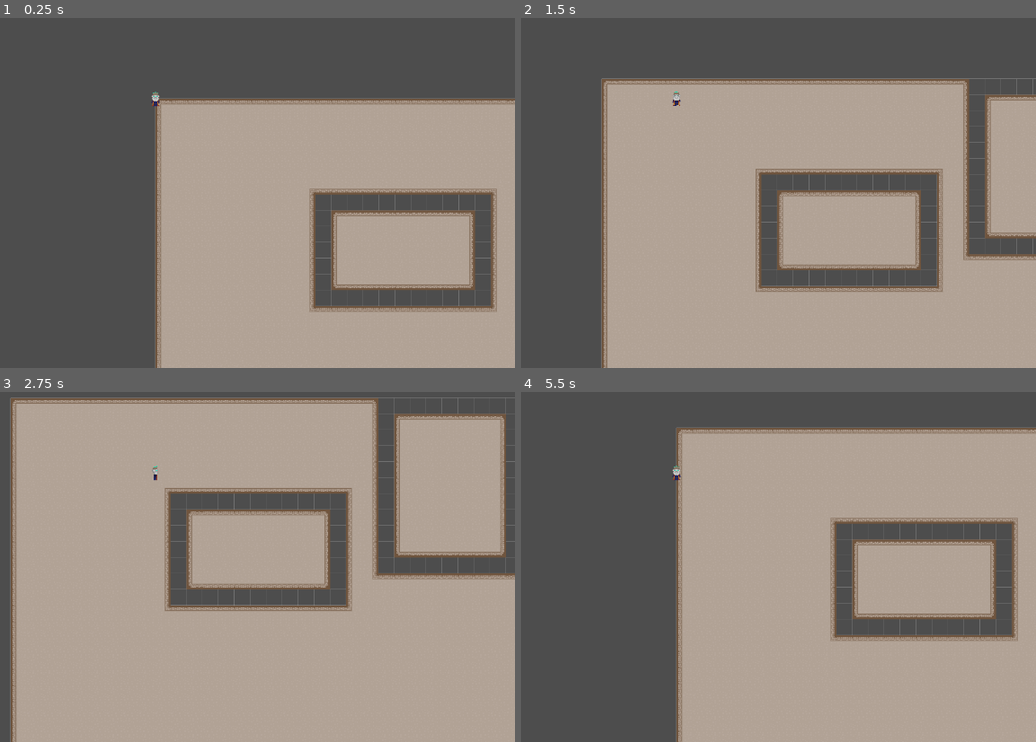
Above: before the commit, frames 1-4 (two rows, left to right).
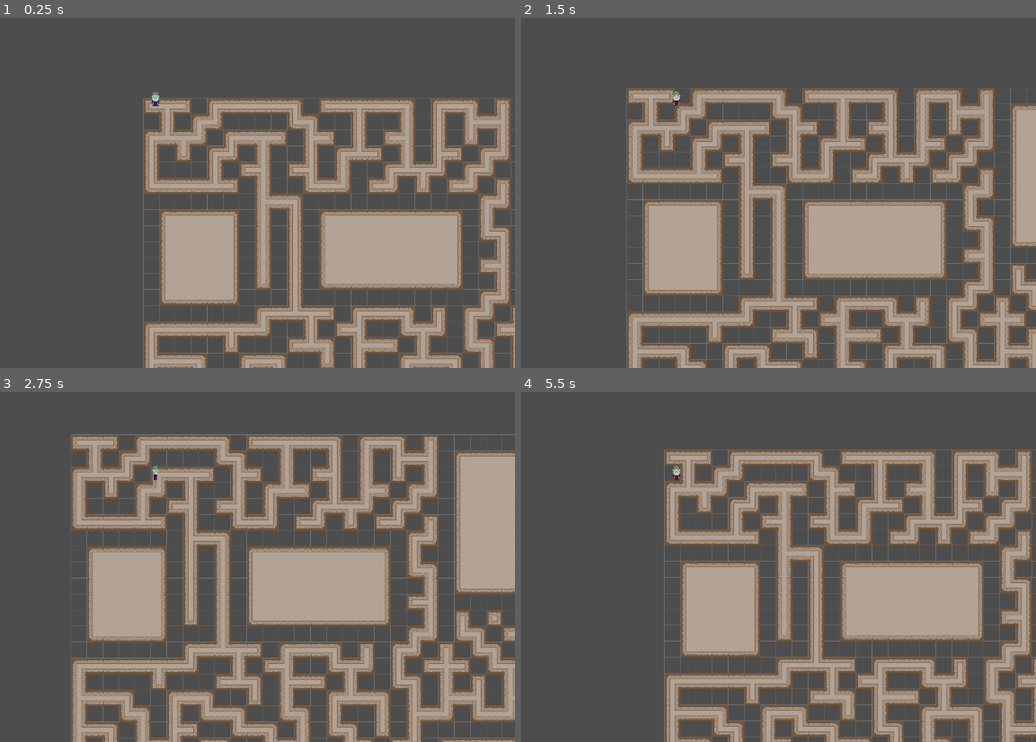
Above: after the commit, the same moments.

Repository: Taedenn/Procedural_Dungeon_Generator
Game: Godot game, scene res://scenes/auto_tile.tscn
Same seed, same stepped clock (60 frames per second), same inputs: the game is played once before the commit and once after it. This scene is started directly instead of the project's main scene.
Inputs:
- Up to frame 1 (0.25 s): no input
- Up to frame 2 (1.5 s): tap Enter at 0.5 s; hold Right (right) 0.53-1.28 s; hold Down (down) from 1.28 s (still down)
- Up to frame 3 (2.75 s): release Down (down) at 2.03 s; hold Right (right) from 2.03 s (still down)
- Up to frame 4 (5.5 s): release Right (right) at 2.78 s; hold Up (up) 2.78-3.53 s; hold Left (left) 3.53-5.03 s; hold Down (down) from 5.03 s (still down)

The runs differ from the first frame. In frame 1, 32% of the frame differs, in the area x 27-100%, y 22-100%; in frame 2, 48%; in frame 3, 71%, in the area x 1-100%, y 1-100%; in frame 4, 45%.

Commit message:
orthogonal maze flood fill

Diff:
--- a/procedural-dungeon/scenes/auto_tile.tscn
+++ b/procedural-dungeon/scenes/auto_tile.tscn
@@ -1,8 +1,7 @@
-[gd_scene load_steps=6 format=3 uid="uid://cm1lo18b50m82"]
+[gd_scene load_steps=5 format=3 uid="uid://cm1lo18b50m82"]
 
 [ext_resource type="Texture2D" uid="uid://diyrh231mrj5k" path="res://assets/raya_basic_tileset.png" id="1_7sfjj"]
 [ext_resource type="Script" uid="uid://bij5cb8fjbk5q" path="res://scripts/auto_tile.gd" id="1_pk6on"]
-[ext_resource type="PackedScene" uid="uid://cuhhpf08kqmks" path="res://scenes/player.tscn" id="3_o8o5x"]
 
 [sub_resource type="TileSetAtlasSource" id="TileSetAtlasSource_pk6on"]
 texture = ExtResource("1_7sfjj")
@@ -364,11 +363,7 @@
 
 [node name="Auto_Tile" type="Node2D"]
 script = ExtResource("1_pk6on")
-num_rooms = 2
 min_room_size = Vector2i(5, 5)
 
 [node name="TileMapLayer" type="TileMapLayer" parent="."]
 tile_set = SubResource("TileSet_o8o5x")
-
-[node name="Player" parent="." instance=ExtResource("3_o8o5x")]
-speed = 200
--- a/procedural-dungeon/scripts/auto_tile.gd
+++ b/procedural-dungeon/scripts/auto_tile.gd
@@ -1,6 +1,7 @@
 extends Node2D
 
 @onready var tiles = $TileMapLayer
+@onready var player = preload("res://scenes/player.tscn")
 
 @export var grid_size = Vector2(32, 32)
 @export var map_width_cells = 32
@@ -22,6 +23,7 @@
 
 func generate_dungeon():
 	var rooms_placed = []
+	var player_placed = false
 
 	for i in range(num_rooms):
 		var attempts = 0
@@ -42,6 +44,11 @@
 				place_room(room_rect)
 				rooms_placed.append(room_rect)
 				placed = true
+				if not player_placed:
+					var player_instance = player.instantiate()
+					player_instance.position = room_rect.position
+					add_child(player_instance)
+					player_placed = true
 				print("Placed room at: ", room_rect.position, " size: ", room_rect.size)
 
 	flood_fill()
@@ -81,14 +88,14 @@
 
 func flood_fill():
 	var start_points = find_start_points()
-	print("start points: ", start_points)
+	#print("start points: ", start_points)
 	if start_points.is_empty():
 		print("Fail")
 		return
 
+	start_points.shuffle()
 	for start in start_points:
-		if not visited_tiles.has(start):
-			flood_fill_corridors(start)
+		flood_fill_corridors(start)
 
 	if not corridor_tiles.is_empty():
 		tiles.set_cells_terrain_connect(corridor_tiles, 0, 0, true)
@@ -118,35 +125,49 @@
 	while not stack.is_empty():
 		var current = stack.pop_back()
 
-		if (visited_tiles.has(current) or
-			corridor_tiles.has(current) or
-			not is_within_bounds(current) or
-			is_adjacent_to_room(current, 1)):
-			continue
+		if (not visited_tiles.has(current) and
+			not corridor_tiles.has(current) and
+			is_within_bounds(current) and
+			not is_adjacent_to_room(current, 1)):
 
-		visited_tiles.append(current)
-		corridor_tiles.append(current)
+			visited_tiles.append(current)
+			corridor_tiles.append(current)
 
-		directions.shuffle()
+			#print("current: ", current)
 
-		for direction in directions:
-			var neighbor = current + direction
-			if not visited_tiles.has(neighbor) and is_within_bounds(neighbor):
-				if randf() > 0.5:
+			directions.shuffle()
+
+			for direction in directions:
+				var neighbor = current + direction
+
+				"""print("neighbor: ", neighbor, " ",
+				visited_tiles.has(neighbor), is_within_bounds(neighbor),
+				is_adjacent_to_room(neighbor, 1))"""
+
+				if (not visited_tiles.has(neighbor) and
+					is_within_bounds(neighbor) and
+					not is_adjacent_to_room(neighbor, 1)):
+					#print("pass")
+
+					var connection_count = 0
+					var neighbor_directions = [Vector2i.RIGHT, Vector2i.LEFT, Vector2i.DOWN, Vector2i.UP]
+					for neighbor_dir in neighbor_directions:
+						var neighbor_neighbor = neighbor + neighbor_dir
+
+						"""print("neighbor's neighbors: ", neighbor_neighbor,
+							corridor_tiles.has(neighbor_neighbor), room_tiles.has(neighbor_neighbor),
+							neighbor_neighbor == current)"""
+
+						if (corridor_tiles.has(neighbor_neighbor) or
+							room_tiles.has(neighbor_neighbor) or
+							neighbor_neighbor == current):
+							connection_count += 1
+							#print("connections: ", connection_count)
+
+					if connection_count > 1:
+						visited_tiles.append(neighbor)
+
 					stack.append(neighbor)
-
-
-		"""var neighbors = [
-			Vector2i(current.x + 1, current.y),
-			Vector2i(current.x - 1, current.y),
-			Vector2i(current.x, current.y + 1),
-			Vector2i(current.x, current.y - 1)]
-
-		neighbors.shuffle()
-
-		for neighbor in neighbors:
-			if not visited_tiles.has(neighbor) and is_within_bounds(neighbor):
-				stack.append(neighbor)"""
 
 func get_neighbors(pos: Vector2i) -> Array[Vector2i]:
 	return[
